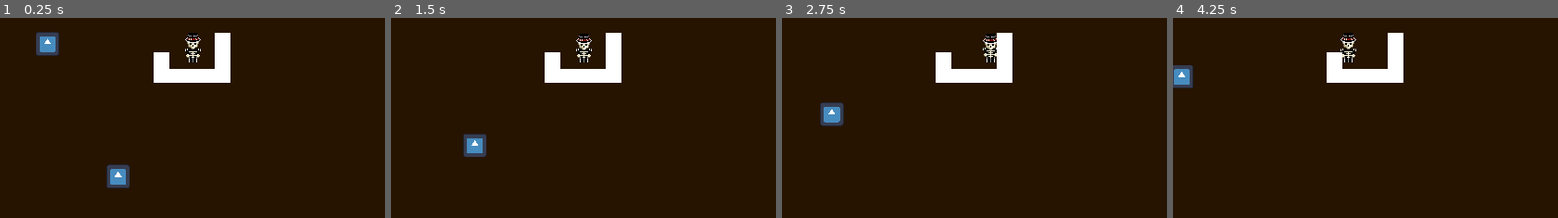
Above: before the commit, frames 1-4 (left to right).
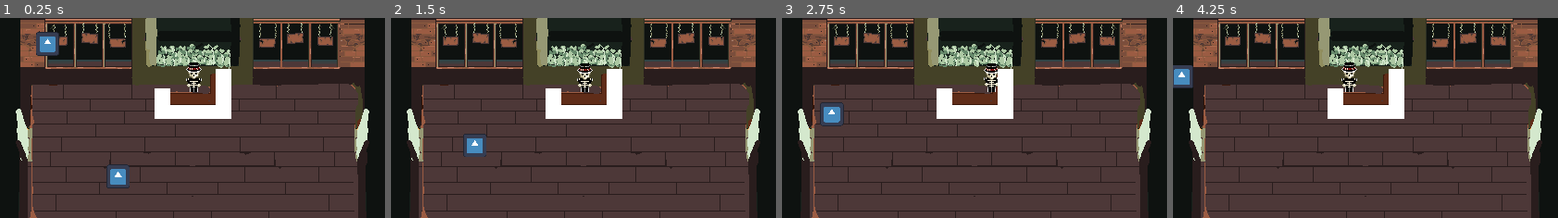
Above: after the commit, the same moments.

Repository: bean-jam/hack-sussex-game-jam-2025
Game: Godot game, scene res://Scenes/test_environment.tscn
The game is run twice, just before and just after one commit, with the same random seed, the same clock (stepped at 60 frames per second) and the same inputs. This scene is started directly instead of the project's main scene. The engine's default icon, where the game draws it, is replaced by a stand-in: a white triangle on a blue panel in a dark square.
Inputs (mouse positions are in pixels of both pictures, inside the frame that each line leads up to):
- Up to frame 1 (0.25 s): no input
- Up to frame 2 (1.5 s): drag from (441, 36) to (502, 172) at 0.52 s; drag from (483, 152) to (564, 158) at 1.27 s
- Up to frame 3 (2.75 s): move the mouse to (1013, 74) at 2.02 s; hold Right (move_right) from 2.03 s (still down)
- Up to frame 4 (4.25 s): release Right (move_right) at 2.75 s; drag from (1346, 158) to (1250, 88) at 2.77 s; move the mouse to (1481, 148) at 3.52 s; hold Left (move_left) from 3.53 s (still down)

The runs differ from the first frame. In frame 1, 81% of the frame differs, in the area x 4-96%, y 0-100%; in frame 2, 82%; in frame 3, 82%; in frame 4, 83%.

Commit message:
Add temp background

Diff:
--- a/Scenes/test_environment.tscn
+++ b/Scenes/test_environment.tscn
@@ -1,18 +1,18 @@
-[gd_scene load_steps=4 format=3 uid="uid://cbkr5iw26j277"]
+[gd_scene load_steps=5 format=3 uid="uid://cbkr5iw26j277"]
 
 [ext_resource type="PackedScene" uid="uid://bqn65togivj2c" path="res://Scenes/player.tscn" id="1_ovar5"]
-[ext_resource type="PackedScene" path="res://Scenes/enemy.tscn" id="2_k0r8c"]
+[ext_resource type="PackedScene" uid="uid://hsoeols25sni" path="res://Scenes/enemy.tscn" id="2_k0r8c"]
 [ext_resource type="PackedScene" path="res://Scenes/desk.tscn" id="3_ncdvc"]
+[ext_resource type="Texture2D" uid="uid://dqcsvp5wnx27r" path="res://Assets/Environment/ENVIRO.png" id="4_k0r8c"]
 
 [node name="test-environment" type="Node2D"]
 
-[node name="Temp Background" type="ColorRect" parent="."]
-offset_right = 416.0
-offset_bottom = 216.0
-color = Color(0.1490632, 0.08018119, 3.008172e-08, 1)
+[node name="Enviro" type="Sprite2D" parent="."]
+position = Vector2(208, 108)
+texture = ExtResource("4_k0r8c")
 
 [node name="Player" parent="." instance=ExtResource("1_ovar5")]
-position = Vector2(208, 32)
+position = Vector2(209, 64)
 
 [node name="Enemy2" parent="." instance=ExtResource("2_k0r8c")]
 position = Vector2(47, 37)
@@ -21,4 +21,4 @@
 position = Vector2(135, 178)
 
 [node name="Desk" parent="." instance=ExtResource("3_ncdvc")]
-position = Vector2(166, 16)
+position = Vector2(167, 55)
Binary file added: Assets/Environment/ENVIRO.png
Not shown, added: Assets/Environment/ENVIRO.png.import
